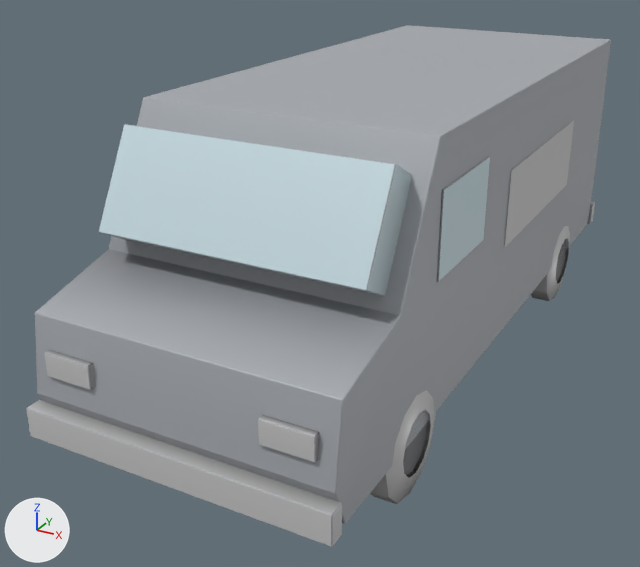
The glTF model Valdebruma/assets/models/props/car_van.glb as it was, and as the next commit left it.
Rendered twice from a camera (50 mm lens) standing at (2.4, -5.26, 3.03) and looking at (-0.29, -0.38, 0.59). Every picture has the same lights, and +X, +Y and +Z are marked at lower left. The older version comes first. Vertices at exactly the same position are counted once.

Names of what the first picture shows: 'car_van'.
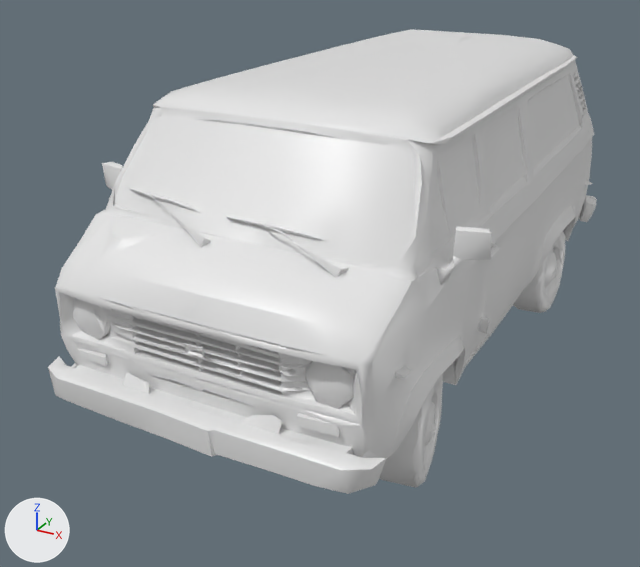
Pixel boxes (x1, y1, x2, y2) of what changed, in the pictures (640 x 567 px):
'car_van', reshaped, recoloured (6% narrower, 11% shorter)
    before: (26, 25, 611, 547)
    after: (48, 29, 597, 494)
part 1 of me_car_van, rebuilt (7% shorter)
    before: (35, 25, 611, 524)
    after: (48, 29, 597, 494)
part 2 of me_car_van, deleted
    before: (26, 120, 595, 547)
part 3 of me_car_van, deleted
    before: (370, 390, 436, 504)
part 4 of me_car_van, deleted
    before: (531, 226, 570, 301)
part 5 of me_car_van, added
    after: (184, 343, 204, 358)

What changed in the scene script:
```text
Add mat_veh_van:
    mat_veh_van = principled_material('veh_van')
    mat_veh_van.base_color = (0.8, 0.8, 0.8)  # white #e7e7e7
    mat_veh_van.roughness = 0.4
Change me_car_van:
    used by ob_car_van; location = (0.0, 0.0, 0.0)
    remove me_car_van.from_pydata(...)  # 694 vertices, 1230 faces; spans x -0.92..0.92, y -2.47..2.47, z 0.0..1.98
    remove me_car_van.materials.append(mat_metal_white)
    remove me_car_van.materials.append(mat_glass_dark)
    remove me_car_van.materials.append(mat_rubber)
    remove me_car_van.materials.append(mat_metal_shutter)
    remove me_car_van.materials.append(mat_lamp_glass)
    remove me_car_van.materials.append(mat_paint_red)
    remove me_car_van.materials.append(mat_plastic_black)
    remove me_car_van.materials.append(mat_signs)
    add me_car_van.from_pydata(...)  # 2433 vertices, 4998 faces; spans x -1.2..1.2, y -2.3..2.3, z 0.0..2.07
    me_car_van part 1: the loose piece of 42 vertices spanning x -0.9..0.9, y -2.4..2.4, z 0.36..1.98 is rebuilt with 2286 vertices and now spans x -1.2..1.2, y -2.3..2.3, z 0.0..2.07, in mat_veh_van (white #e7e7e7)
    me_car_van part 2: 14 loose pieces with 364 vertices, spanning x -0.92..0.92, y -2.47..2.47, z 0.13..1.9, are deleted
    me_car_van part 3
    72 vertices are removed from x 0.72..0.92, y -1.84..-1.16, z 0.0..0.68
    120 faces are deleted
    me_car_van part 4
    72 vertices are removed from x 0.72..0.92, y 1.11..1.79, z 0.0..0.68
    120 faces are deleted
    me_car_van part 5
    11 vertices are added at x -0.08..0.03, y -2.17..-2.15, z 0.94..1.0
    22 new faces join them
    other edits to the shape of me_car_van do not show in these pictures
    add me_car_van.materials.append(mat_veh_van)  # white #e7e7e7
```
